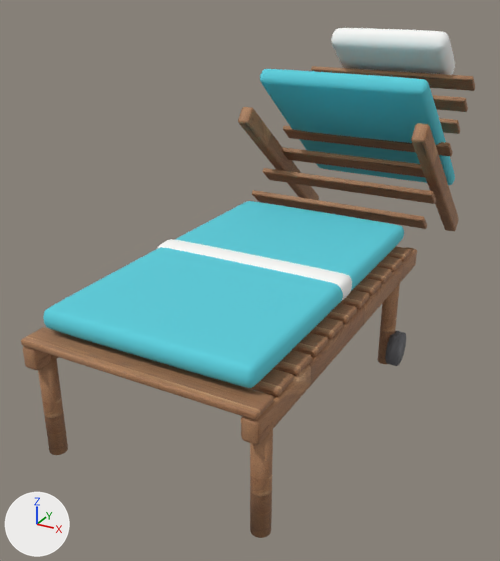
A saved change to the glTF model assets/models/gen/lounger.glb.
Both versions are drawn from a 50 mm camera at (0.94, -1.99, 1.25) aimed at (-0.11, -0.08, 0.29). Arrows for +X, +Y and +Z are at lower left; the lights stay in place. The first picture is the older version. Vertices at exactly the same position are counted once.

The older version as bpy lines, for what is in view:
```python
me_cube = bpy.data.meshes.new('Cube')
me_cube.from_pydata(...)  # 7400 vertices, 14672 faces; spans x -0.38..0.38, y -0.88..1.08, z 0.0..1.05
# faces by material slot: [4504, 6144, 3840, 184]
me_cube.materials.append(mat_madeira)  # picture img_oak_wood_planks_diff
me_cube.materials.append(mat_colchao)  # cyan #59cedd
me_cube.materials.append(mat_faixa)  # white #fcfcf9
me_cube.materials.append(mat_borracha)  # dark grey #616165
ob_rail = bpy.data.objects.new('rail', me_cube)
ob_rail.location = (0.0, 0.0, 0.0)
```
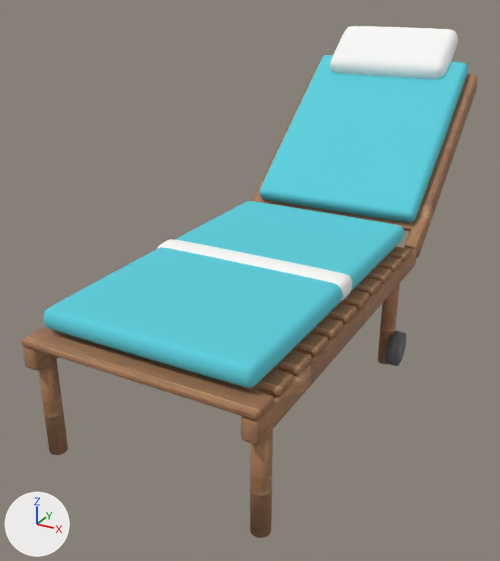
Where the newer file only moved an object's origin or applied its transform, the numbers keep the older frame.

The change in detail:
me_cube has 7400 vertices, 14672 faces and spans x -0.38..0.38, y -0.88..1.08, z 0.0..1.05.
me_cube is used by ob_rail; location (0.0, 0.0, 0.0).
me_cube part 1: the loose piece of 96 vertices spanning x -0.36..-0.31, y 0.27..0.97, z 0.24..0.8 is turned 76 degrees about the x axis through its middle, then moved by (0.0, 0.04, 0.08).
me_cube part 2: the loose piece of 96 vertices spanning x 0.31..0.36, y 0.27..0.97, z 0.24..0.8 is turned 76 degrees about the x axis through its middle, then moved by (0.0, 0.04, 0.08).
me_cube part 3: the loose piece of 96 vertices spanning x -0.35..0.35, y 0.37..0.45, z 0.4..0.46 is turned 76 degrees about the x axis through its middle.
me_cube part 4: the loose piece of 96 vertices spanning x -0.35..0.35, y 0.46..0.54, z 0.47..0.53 is turned 76 degrees about the x axis through its middle.
me_cube part 5: the loose piece of 96 vertices spanning x -0.35..0.35, y 0.55..0.63, z 0.54..0.6 is turned 76 degrees about the x axis through its middle.
me_cube part 6: the loose piece of 96 vertices spanning x -0.35..0.35, y 0.64..0.72, z 0.61..0.68 is turned 76 degrees about the x axis through its middle.
me_cube part 7: the loose piece of 96 vertices spanning x -0.35..0.35, y 0.73..0.81, z 0.68..0.75 is turned 76 degrees about the x axis through its middle.
me_cube part 8: the loose piece of 96 vertices spanning x -0.35..0.35, y 0.82..0.9, z 0.75..0.82 is turned 76 degrees about the x axis through its middle.
me_cube part 9: the loose piece of 96 vertices spanning x -0.35..0.35, y 0.92..0.99, z 0.82..0.89 is turned 76 degrees about the x axis through its middle.
me_cube part 10: the loose piece of 1538 vertices spanning x -0.32..0.32, y 0.36..0.99, z 0.43..0.94 is turned 76 degrees about the x axis through its middle.
me_cube part 11: the loose piece of 1538 vertices spanning x -0.25..0.25, y 0.85..1.08, z 0.86..1.05 is turned 76 degrees about the x axis through its middle.

Changed parts and their boxes (x1, y1, x2, y2) in the pictures (500 x 561 px; the box of a moved part takes in the faces that stretch with it):
'rail', reshaped
    before: (21, 28, 475, 538)
    after: (21, 26, 477, 538)
part 1 of me_cube, moved or reshaped (mostly hidden afterwards)
    before: (238, 107, 319, 200)
    after: (252, 66, 318, 202)
part 2 of me_cube, moved or reshaped
    before: (411, 123, 459, 231)
    after: (404, 76, 477, 258)
part 3 of me_cube, moved or reshaped
    before: (252, 190, 427, 229)
    after: (261, 199, 414, 231)
part 4 of me_cube, moved or reshaped (not visible afterwards)
    before: (263, 168, 436, 204)
part 5 of me_cube, moved or reshaped (not visible afterwards)
    before: (282, 147, 425, 178)
part 6 of me_cube, moved or reshaped (not visible afterwards)
    before: (283, 126, 453, 156)
part 7 of me_cube, moved or reshaped (not visible afterwards)
    before: (439, 118, 460, 134)
part 8 of me_cube, moved or reshaped (not visible afterwards)
    before: (432, 95, 468, 112)
part 9 of me_cube, moved or reshaped
    before: (311, 66, 475, 91)
    after: (317, 65, 477, 77)
part 10 of me_cube, moved or reshaped
    before: (260, 69, 455, 185)
    after: (259, 55, 468, 223)
part 11 of me_cube, moved or reshaped
    before: (331, 28, 455, 75)
    after: (330, 26, 458, 79)
